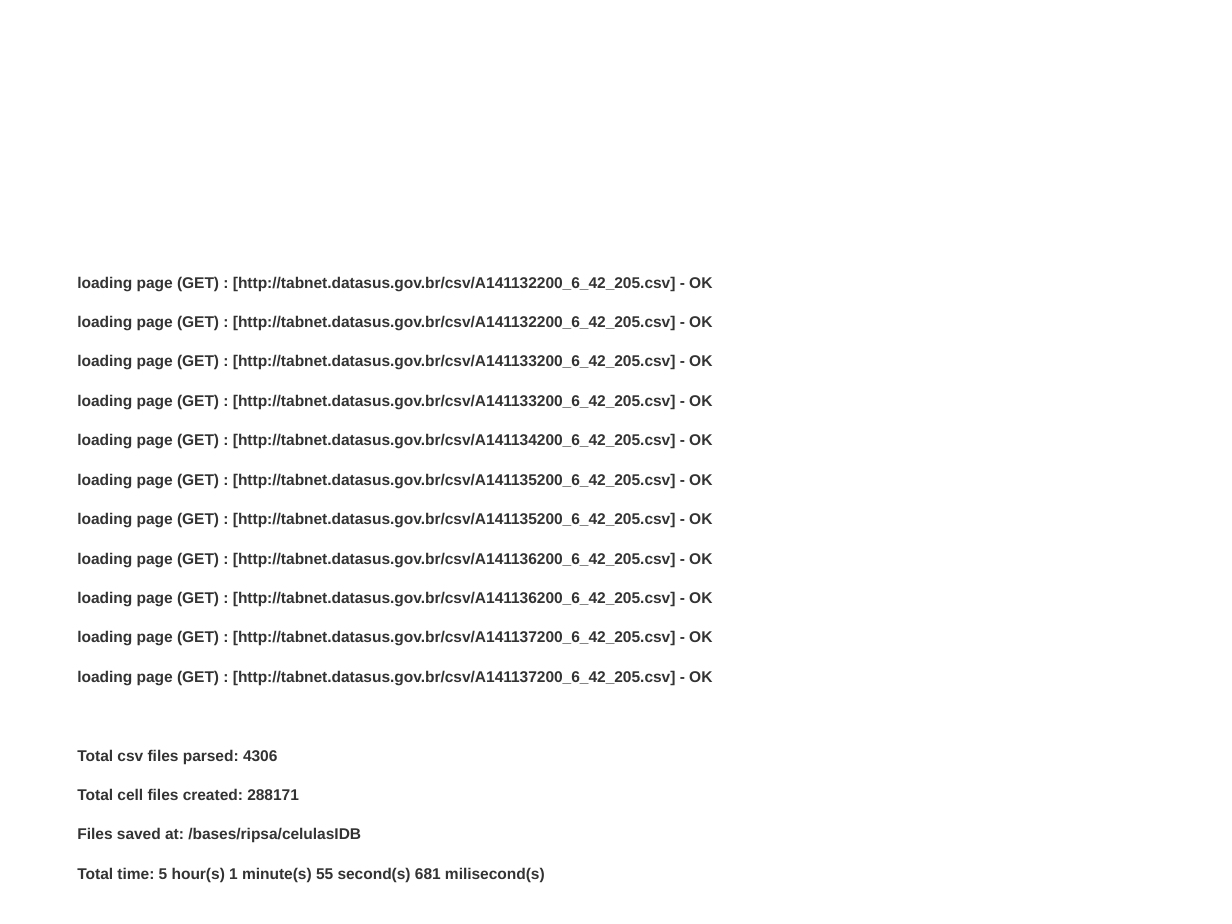
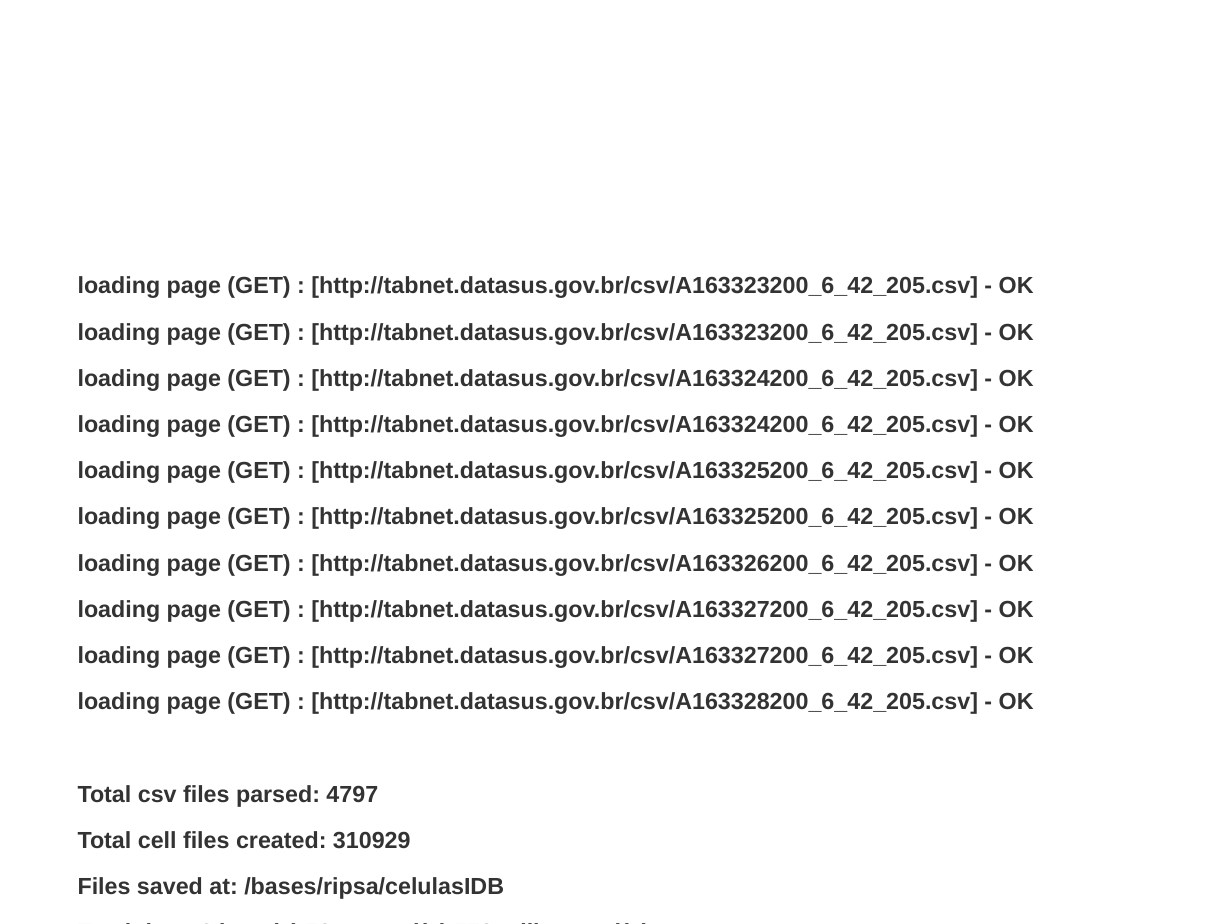
Before and after one commit to bireme/TabNetCells, a slide deck: slide 6 of apresentação.ppt. Drawn at 1232x924 pixels with LibreOffice and Linux fonts; fonts in the diff are those of the drawing; background and template pictures are left out. Boxes give left, top, right and bottom in pixels: in the first picture for what was removed or moved away, otherwise in the second. Text is boxed around its words. In the diff, an @@ line names an element or a change of style, - is before the commit and + after.

```diff
--- a/apresentação.ppt
+++ b/apresentação.ppt
@@ title "Saída do programa 1 ano ..." rewrapped from [229,868,238,879] to [59,53,1168,207] @@
@@ text at [78,276,1034,849]: text changed; size 10 to 15 pt @@
-loading page (GET) : [http://tabnet.datasus.gov.br/csv/A141132200_6_42_205.csv] - OK
-loading page (GET) : [http://tabnet.datasus.gov.br/csv/A141132200_6_42_205.csv] - OK
-loading page (GET) : [http://tabnet.datasus.gov.br/csv/A141133200_6_42_205.csv] - OK
-loading page (GET) : [http://tabnet.datasus.gov.br/csv/A141133200_6_42_205.csv] - OK
-loading page (GET) : [http://tabnet.datasus.gov.br/csv/A141134200_6_42_205.csv] - OK
-loading page (GET) : [http://tabnet.datasus.gov.br/csv/A141135200_6_42_205.csv] - OK
-loading page (GET) : [http://tabnet.datasus.gov.br/csv/A141135200_6_42_205.csv] - OK
-loading page (GET) : [http://tabnet.datasus.gov.br/csv/A141136200_6_42_205.csv] - OK
-loading page (GET) : [http://tabnet.datasus.gov.br/csv/A141136200_6_42_205.csv] - OK
-loading page (GET) : [http://tabnet.datasus.gov.br/csv/A141137200_6_42_205.csv] - OK
-loading page (GET) : [http://tabnet.datasus.gov.br/csv/A141137200_6_42_205.csv] - OK
-Total csv files parsed: 4306
-Total cell files created: 288171
+loading page (GET) : [http://tabnet.datasus.gov.br/csv/A163323200_6_42_205.csv] - OK
+loading page (GET) : [http://tabnet.datasus.gov.br/csv/A163323200_6_42_205.csv] - OK
+loading page (GET) : [http://tabnet.datasus.gov.br/csv/A163324200_6_42_205.csv] - OK
+loading page (GET) : [http://tabnet.datasus.gov.br/csv/A163324200_6_42_205.csv] - OK
+loading page (GET) : [http://tabnet.datasus.gov.br/csv/A163325200_6_42_205.csv] - OK
+loading page (GET) : [http://tabnet.datasus.gov.br/csv/A163325200_6_42_205.csv] - OK
+loading page (GET) : [http://tabnet.datasus.gov.br/csv/A163326200_6_42_205.csv] - OK
+loading page (GET) : [http://tabnet.datasus.gov.br/csv/A163327200_6_42_205.csv] - OK
+loading page (GET) : [http://tabnet.datasus.gov.br/csv/A163327200_6_42_205.csv] - OK
+loading page (GET) : [http://tabnet.datasus.gov.br/csv/A163328200_6_42_205.csv] - OK
+Total csv files parsed: 4797
+Total cell files created: 310929
@@ text at [77,867,545,882]: text changed; size 10 to 15 pt @@
-Total time: 5 hour(s) 1 minute(s) 55 second(s) 681 milisecond(s)
+Total time: 6 hour(s) 53 second(s) 579 milisecond(s)
@@ text at [78,877,504,899]: size 10 to 15 pt in "Files saved at: /bases/ripsa/celulasIDB"; indent changed @@
```
Also in this commit, not shown: 4 other slides changed, 27 other files.
